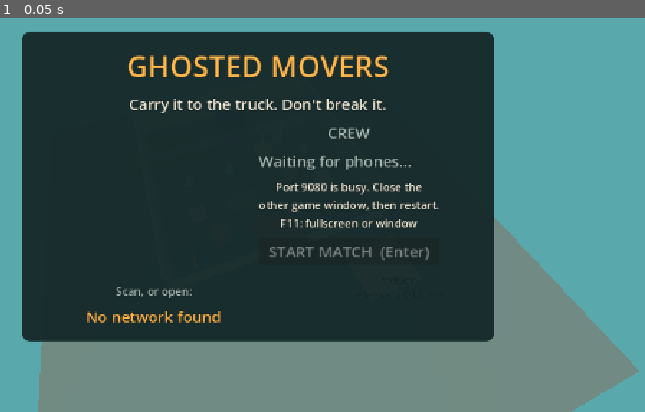
Above: before the commit, frame 1.
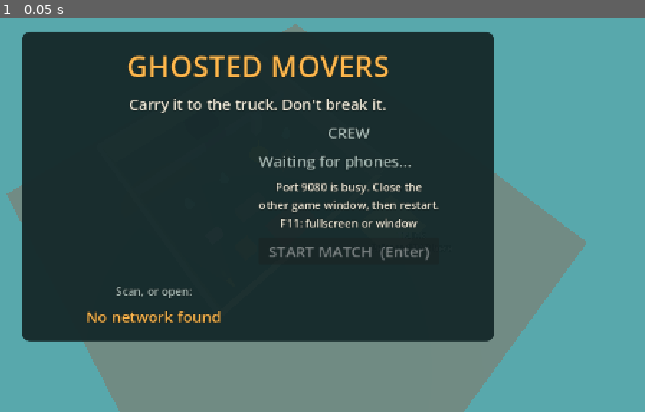
Above: after the commit, the same moment.

Repository: AtharvK-28/GameDevHack
Game: Godot game, scene res://Main.tscn
The game is run twice, just before and just after one commit, with the same random seed, the same clock (stepped at 60 frames per second) and the same inputs.
Inputs:
- Up to frame 1 (0.05 s): no input

The runs differ from the first frame. In frame 1, 8.1% of the frame differs, in the area x 0-100%, y 1-100%.

Commit message:
Set the camera to 65° down and yaw −40°

Diff:
--- a/actors/party_camera.gd
+++ b/actors/party_camera.gd
@@ -1,4 +1,4 @@
-# The shared screen's camera: a three-quarter dollhouse view, 55° down and 20° sideways.
+# The shared screen's camera: a three-quarter dollhouse view, its angles set in Balance (CAMERA_ANGLE, CAMERA_YAW).
 # With follow_movers on, it eases toward the centre of the movers in play and the ghost, and pulls back far
 # enough to frame them all (12–26 m), clamped to the arena. Shake (trauma² × noise) is only raised by abilities such as House Shake.
 extends Camera3D
--- a/autoload/Balance.gd
+++ b/autoload/Balance.gd
@@ -26,8 +26,8 @@
 const SPAWN_SPACING: float = 2.5
 const CAMERA_DISTANCE: float = 21.0
 const CAMERA_TARGET := Vector3(0.0, 0.0, -3.0) # Centre of the greybox between the parlour and the truck.
-const CAMERA_ANGLE: float = 55.0 # Degrees down from horizontal.
-const CAMERA_YAW: float = -20.0 # Three-quarter view, degrees; negative looks in from the house's left.
+const CAMERA_ANGLE: float = 65.0 # Degrees down from horizontal.
+const CAMERA_YAW: float = -40.0 # Three-quarter view, degrees; negative looks in from the house's left.
 const CAMERA_MIN_DISTANCE: float = 12.0
 const CAMERA_MAX_DISTANCE: float = 26.0
 const CAMERA_FOLLOW_RATE: float = 3.0 # Exponential easing per second.
Not shown, changed: DECISIONS.md
Not shown, changed: ghosted-movers-spec.md
